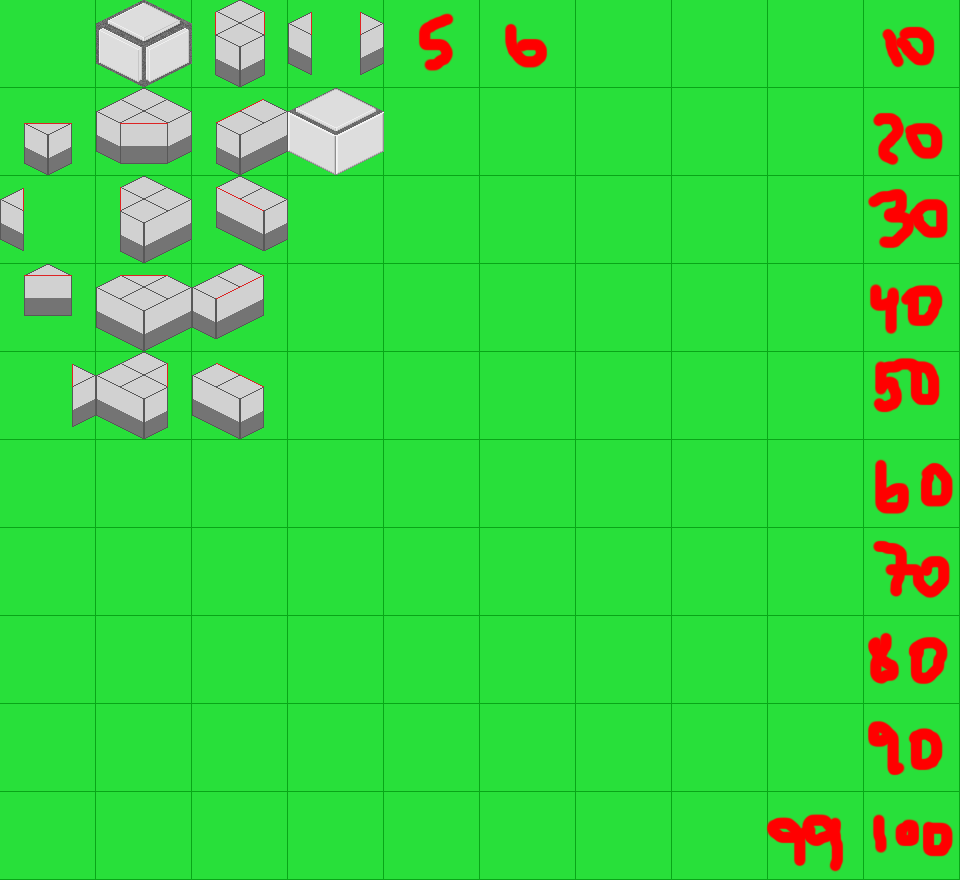
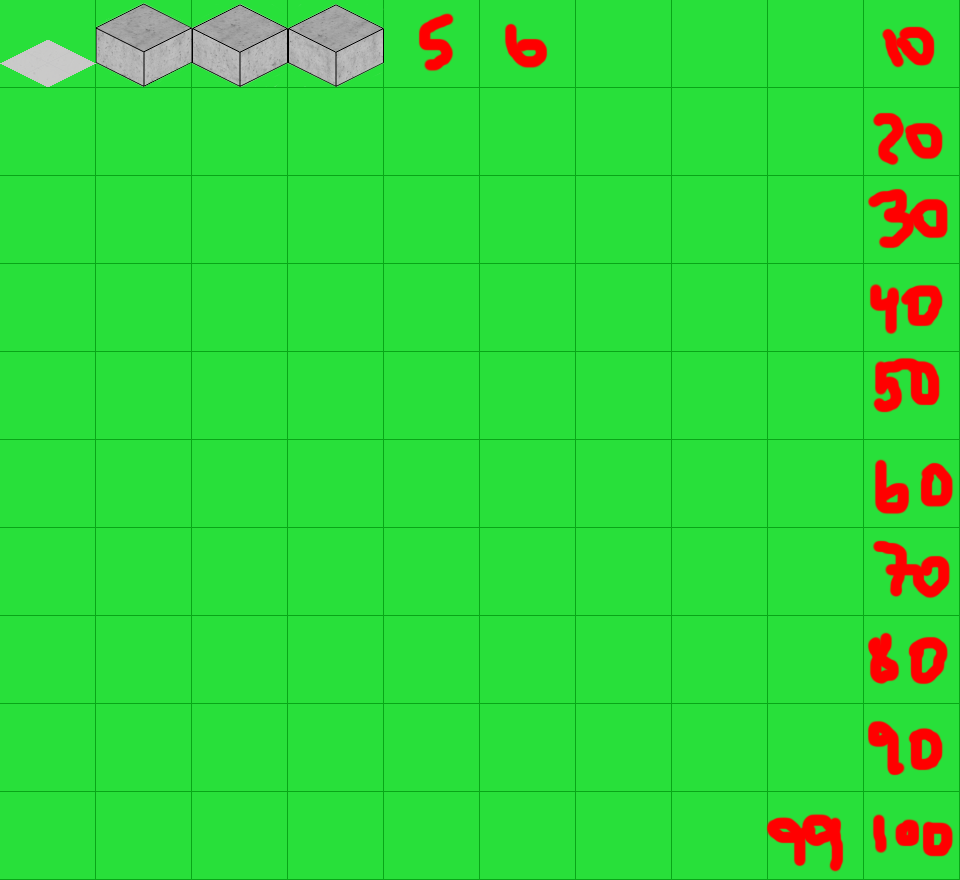
Two versions of the same layered image (960x880). Layer-by-layer changes:
removed group "12" (4 layers) over <box>96,88,192,164</box>
removed layer "frame" (1st of 16, in "12") from group "12" over <box>96,88,192,164</box>
removed layer "material" (1st of 16, in "12") from group "12" over <box>97,89,191,164</box>
removed group "42" (4 layers) over <box>96,352,168,439</box>
removed layer "frame" (2nd of 16, in "42") from group "42" over <box>96,352,168,439</box>
removed layer "material" (2nd of 16, in "42") from group "42" over <box>97,353,168,438</box>
removed group "22" (4 layers) over <box>120,176,192,263</box>
removed layer "frame" (3rd of 16, in "22") from group "22" over <box>120,176,192,263</box>
removed layer "material" (3rd of 16, in "22") from group "22" over <box>120,177,191,262</box>
removed group "32" (4 layers) over <box>96,275,192,351</box>
removed layer "frame" (4th of 16, in "32") from group "32" over <box>96,275,192,351</box>
removed layer "material" (4th of 16, in "32") from group "32" over <box>97,275,191,350</box>
renamed "frame копия" to "Слой 11", showed it, opacity 40% → 100%, moved it out of group "2", painted on it over <box>96,3,192,87</box>
removed layer "material" (15th of 16, in "2") from group "2" over <box>96,24,192,87</box>
removed group "14" (9 layers) over <box>288,88,384,175</box>
removed layer "lightBound" from group "14" over <box>288,112,384,175</box>
removed layer "material" (16th of 16, in "14") from group "14" over <box>288,112,384,175</box>
renamed "border" to "Слой 13", moved it out of group "3", painted on it over <box>192,4,288,87</box>
removed group "4" (4 layers) over <box>288,12,384,75</box>
renamed "border" to "Слой 12", moved it out of group "4", painted on it over <box>288,4,384,87</box>
removed layer "frame" (14th of 16, in "4") from group "4" over <box>288,12,384,75</box>
removed group "2" (9 layers) over <box>96,0,192,87</box>
…and 67 more changes (1 added, 66 removed)
